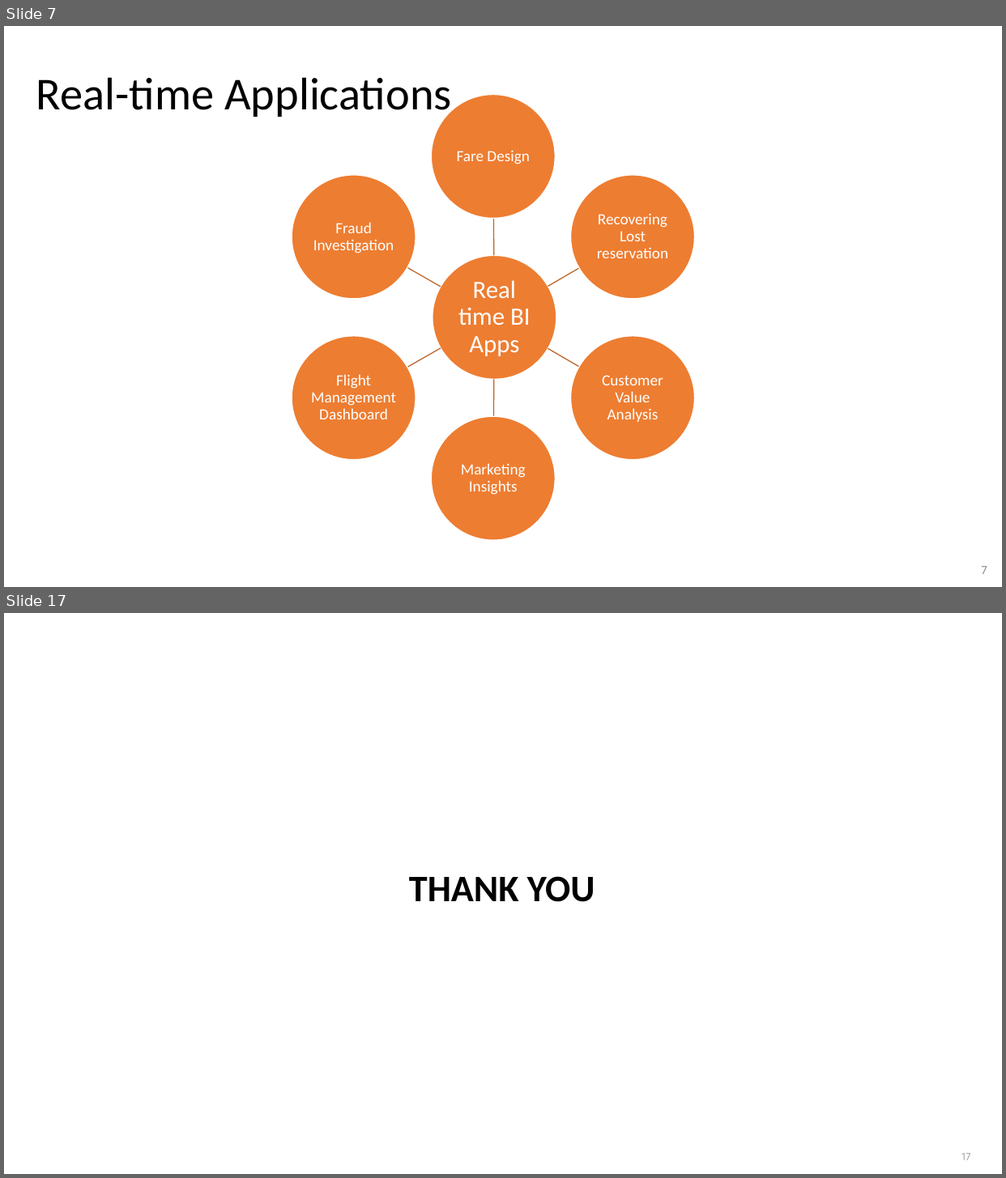
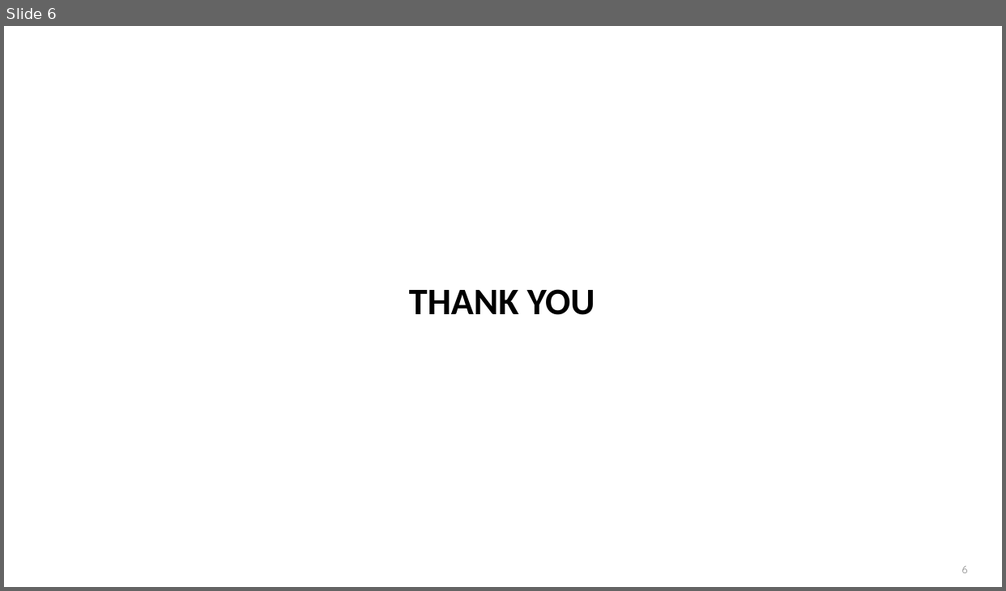
Before and after one commit to chiranthhd1/Forex-visualization-Python-, a slide deck: PyProject.pptx. Shown one above the other, each under a label of ours: slides 7 and 17 before the commit, slide 6 after it; the slides between them are not shown. The pictures are 1006x1178 and 1006x591 pixels, drawn with LibreOffice and Linux fonts; fonts in the diff are those of the drawing; background and template pictures are left out. Boxes give left, top, right and bottom in pixels: in the first picture for what was removed or moved away, otherwise in the second. Text is boxed around its words. In the diff, an @@ line names an element or a change of style, - is before the commit and + after.

```diff
--- a/PyProject.pptx
+++ b/PyProject.pptx
@@ slide 7 removed at [4, 26, 1002, 587], background #FFFFFF @@
@@ title removed at [36, 77, 452, 121] @@
-Real-time Applications
@@ group removed at [292, 95, 694, 540]: 7 ellipses, 7 texts, 6 freeform shapes @@
-Real time BI Apps
-Fare Design
-Recovering Lost reservation
-Customer Value Analysis
-Marketing Insights
-Flight Management Dashboard
-Fraud Investigation
@@ page number removed at [981, 566, 987, 574] @@
-7
@@ what was slide 17 is now slide 6 @@
@@ page number at [962, 566, 968, 574]: text changed @@
-17
+6
```
Also in this commit, not shown: 1 slide changed, 4 slides added, 14 other slides removed.
